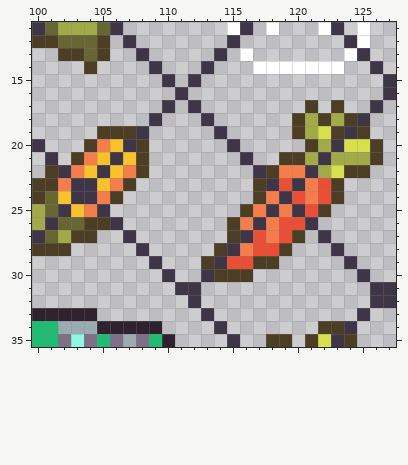
Two states of a pixel-art file, Assets/2. Graphics/Items/Item_Icon_2.aseprite. That is the earlier state.
128x64 pixels, 1 frame. Shown: x 100..127, y 11..35.
After:
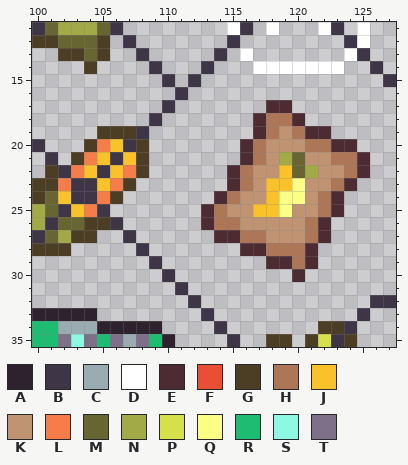
Palette (. is transparent): A #2e222f  B #3e3546  C #9babb2  D #ffffff  E #4d2b32  F #ea4f36  G #4c3e24  H #ad7757  J #f9c22b  K #c09473  L #f57d4a  M #676633  N #a2a947  P #d5e04b  Q #fbff86  R #1ebc73  S #8ff8e2  T #7f708a
From old to new:
Changed rows in their new state; - is an unchanged pixel.
Layer "Flattened":
first column x 112:
16 ---------------.
17 .-----EE-.-.--.-
18 -.---EHHE.....--
19 --.--EHKHEE...--
20 ---.EHKKKHHEE..-
21 ----EHKNMKKHHE.-
22 ---EHKKJMNKKHE--
23 ---EHKJJQKKHE---
24 --EHKKJQQKHE----
25 -EHKKJJQKKHE----
26 -EHHKKKKKHE-----
27 --EEHHKKKHE-----
28 --..EEHHHE-.----
29 -.....EEHE--.---
30 -....---E----.--
31 .-------------..
